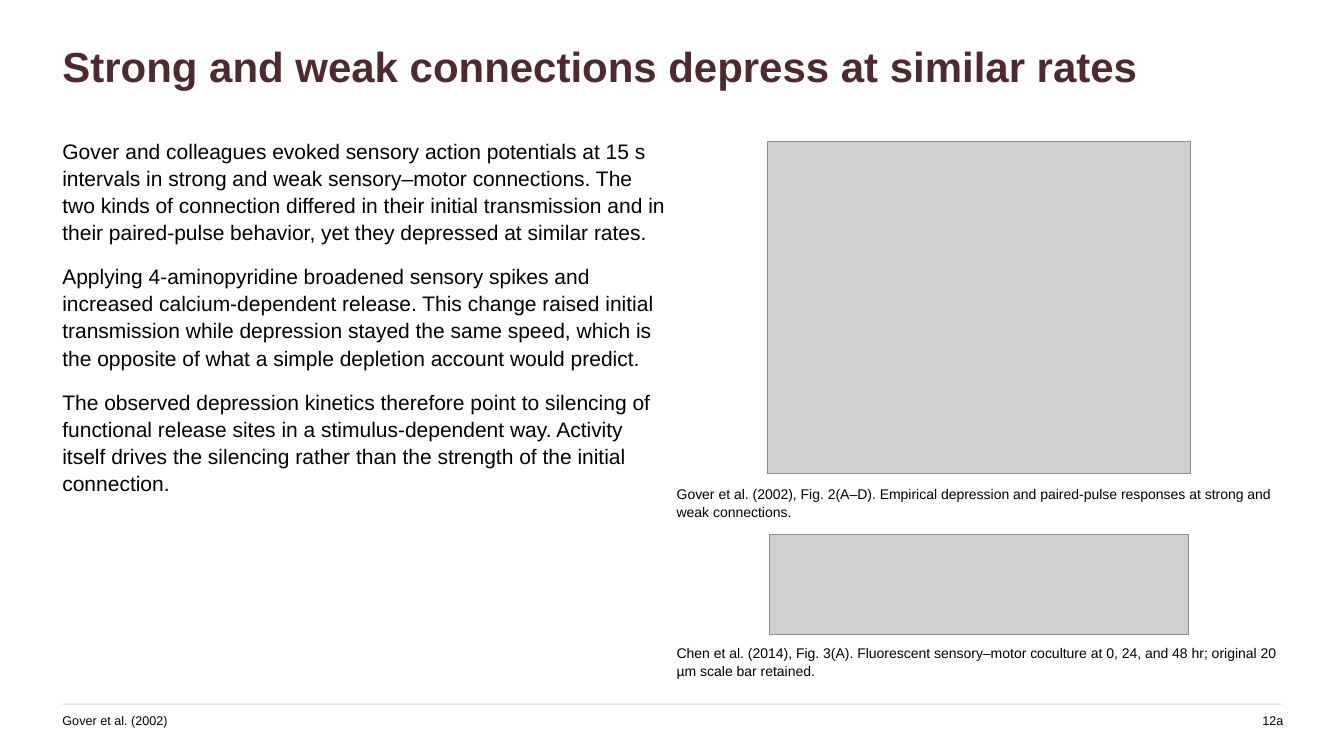
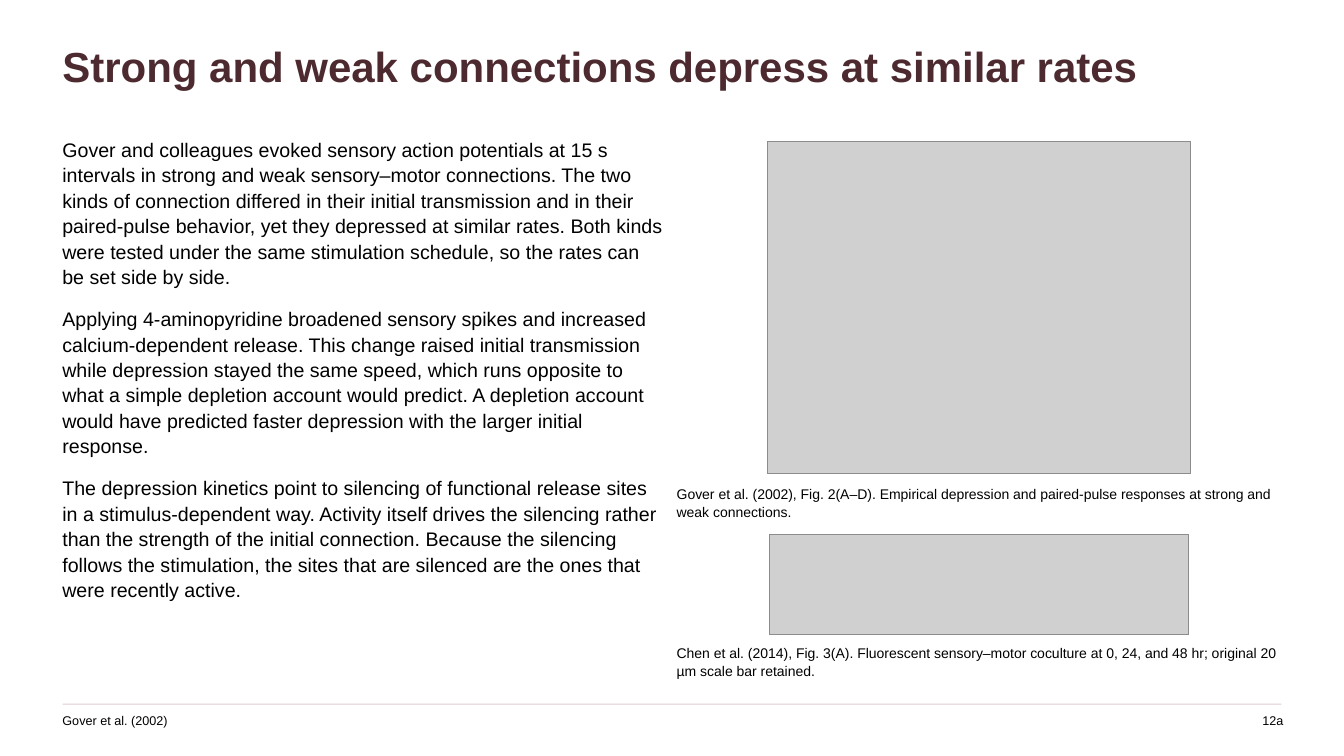
Before and after one commit to jordanxxlopez/NEUROETHOLOGY, a slide deck: slide 16 of scaffolded/Neuroethology_Lecture36_FA2026_SCAFFOLDED.pptx. Drawn at 1344x756 pixels with LibreOffice and Linux fonts; fonts in the diff are those of the drawing; grey boxes stand for pictures. Boxes give left, top, right and bottom in pixels: in the first picture for what was removed or moved away, otherwise in the second. Text is boxed around its words. In the diff, an @@ line names an element or a change of style, - is before the commit and + after.

```diff
--- a/scaffolded/Neuroethology_Lecture36_FA2026_SCAFFOLDED.pptx
+++ b/scaffolded/Neuroethology_Lecture36_FA2026_SCAFFOLDED.pptx
@@ text at [62,142,662,601]: text changed; size 15 to 14 pt @@
-Gover and colleagues evoked sensory action potentials at 15 s intervals in strong and weak sensory–motor connections. The two kinds of connection differed in their initial transmission and in their paired-pulse behavior, yet they depressed at similar rates.
-Applying 4-aminopyridine broadened sensory spikes and increased calcium-dependent release. This change raised initial transmission while depression stayed the same speed, which is the opposite of what a simple depletion account would predict.
-The observed depression kinetics therefore point to silencing of functional release sites in a stimulus-dependent way. Activity itself drives the silencing rather than the strength of the initial connection.
+Gover and colleagues evoked sensory action potentials at 15 s intervals in strong and weak sensory–motor connections. The two kinds of connection differed in their initial transmission and in their paired-pulse behavior, yet they depressed at similar rates. Both kinds were tested under the same stimulation schedule, so the rates can be set side by side.
+Applying 4-aminopyridine broadened sensory spikes and increased calcium-dependent release. This change raised initial transmission while depression stayed the same speed, which runs opposite to what a simple depletion account would predict. A depletion account would have predicted faster depression with the larger initial response.
+The depression kinetics point to silencing of functional release sites in a stimulus-dependent way. Activity itself drives the silencing rather than the strength of the initial connection. Because the silencing follows the stimulation, the sites that are silenced are the ones that were recently active.
```
Also in this commit, not shown: 41 other slides changed, 3 other files.
